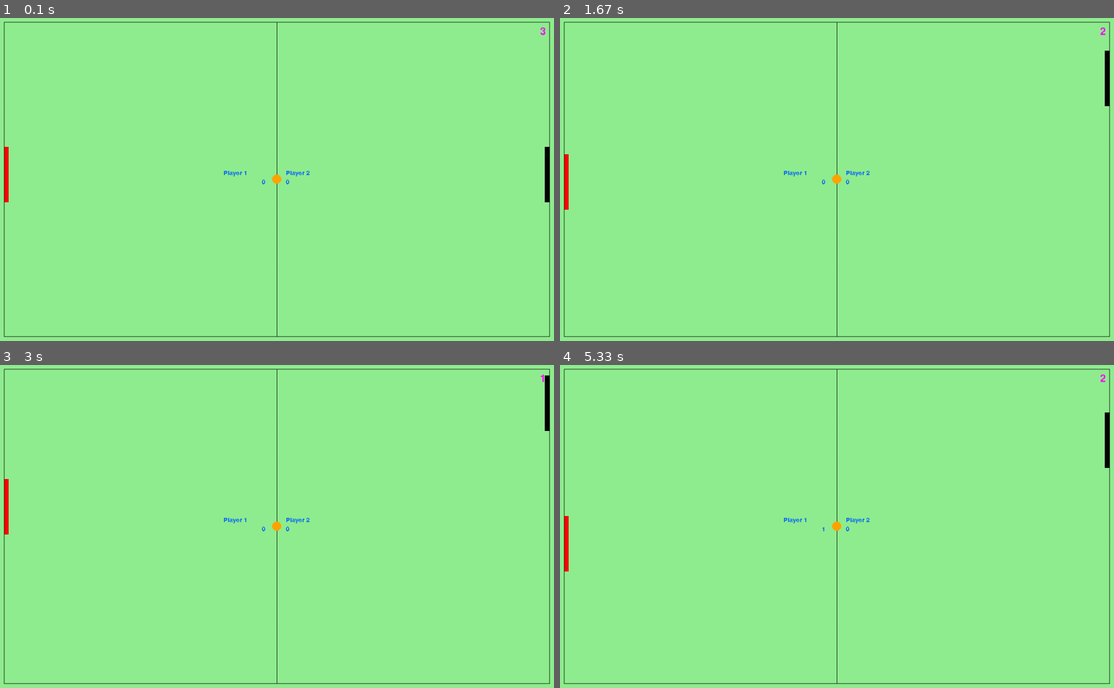
Above: before the commit, frames 1-4 (two rows, left to right).
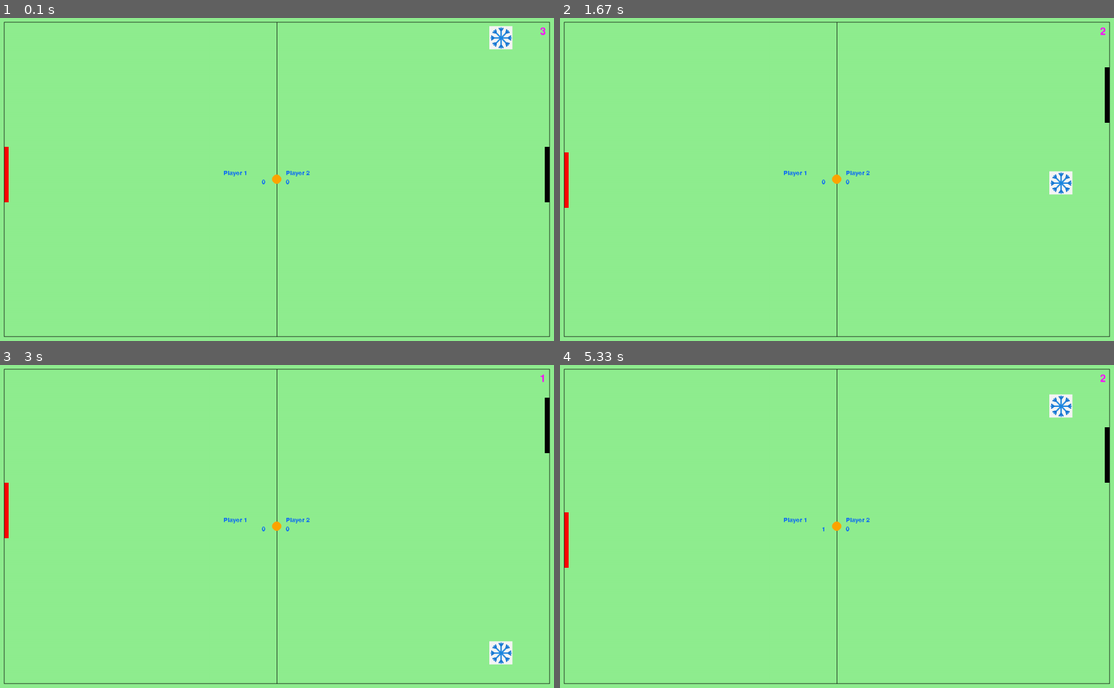
Above: after the commit, the same moments.

Repository: irfanrasheedkc/Pygame_Horizon
Game: pygame game, started from 2p.py
Two runs of this game, one before a commit and one after it. Both use one fixed random seed, a clock stepped at 60 frames per second and the inputs below.
Inputs:
- Up to frame 1 (0.1 s): no input
- Up to frame 2 (1.67 s): hold Up 0.33-0.8 s; hold Down 0.83-1.13 s; hold S 0.83-1.13 s; hold Up 1.17-1.53 s; hold W 1.17-1.53 s; hold Down from 1.57 s (still down); hold S from 1.57 s (still down)
- Up to frame 3 (3 s): release Down at 1.93 s; release S at 1.93 s; hold Up 1.97-2.27 s; hold W 1.97-2.27 s; hold Down 2.3-2.6 s; hold S 2.3-2.6 s; hold Up from 2.63 s (still down); hold W from 2.63 s (still down)
- Up to frame 4 (5.33 s): release Up at 3 s; release W at 3 s; hold Down 3.03-3.4 s; hold S 3.03-3.4 s; hold Up 3.43-3.73 s; hold W 3.43-3.73 s; hold Down 3.77-4.07 s; hold S 3.77-4.07 s; hold Up 4.1-4.47 s; hold W 4.1-4.47 s; hold Down 4.5-4.87 s; hold S 4.5-4.87 s; hold Up 4.9-5.2 s; hold W 4.9-5.2 s; hold Down from 5.23 s (still down); hold S from 5.23 s (still down)

The runs differ from the first frame. In frame 1, 0.3% of the frame differs, in the area x 88-93%, y 2-10%; in frame 2, 0.4%; in frame 3, 0.4%, in the area x 0-100%, y 3-93%; in frame 4, 0.4%.

Commit message:
Added snow

Diff:
--- a/2p.py
+++ b/2p.py
@@ -102,6 +102,20 @@
         # messagebox.showinfo("Message","THANK YOU FOR PLAYING")
         pygame.quit()
 
+def iceanimation():
+    global ice,icetime
+    icefinal=pygame.time.get_ticks()
+    ice.y+=icespeed
+    screen.blit(iceimage,(ice.x,ice.y))
+    if ((icefinal-iceinitial)>icetime):
+        icetime+=icetime
+        ice.x=random.randint(10,screenwidth-10)
+        ice.y=0
+        ice.y+=icespeed
+
+
+
+
 pygame.mixer.pre_init(44100,-16,2,512)
 
 pygame.init()
@@ -112,6 +126,7 @@
 screenwidth=1200
 screenheight=700
 screen=pygame.display.set_mode((screenwidth,screenheight))
+screen.set_alpha(None)
 
 #name for window
 name=pygame.display.set_caption("Ping Pong Game")
@@ -119,6 +134,14 @@
 #icon for game
 icon=pygame.image.load("./media/images/image.jpg")
 pygame.display.set_icon(icon)
+
+# ice block
+icespeed=1
+iceimage=pygame.image.load("./media/images/ice.png").convert_alpha()
+iceimage=pygame.transform.scale(iceimage,(50,50))
+ice=iceimage.get_rect(topleft=(random.randint(10,screenwidth-10),0))
+iceinitial=pygame.time.get_ticks()
+icetime=5000
 
 #colours
 bgcolor=(144,238,144)
@@ -240,6 +263,10 @@
 
     pygame.draw.ellipse(screen,ballcolor,ball)
 
+    iceanimation()
+
+    ice.y+=icespeed
+
     if win1time:
         display1win()
     if win2time:
@@ -250,4 +277,4 @@
 
     #updating window
     pygame.display.flip()
-    clock.tick(144)
+    clock.tick(100)
--- a/pingpong.py
+++ b/pingpong.py
@@ -32,7 +32,7 @@
 image1=PhotoImage(file="./media/images/tkimage.png")
 root.iconphoto(False,image1)
 
-label1=Label(root,text="JK PING PONG",font=("algerian",50),fg="red",bg="black").pack()
+label1=Label(root,text="\nPING PONG",font=("algerian",50),fg="red",bg="black").pack()
 
 img=ImageTk.PhotoImage(Image.open("./media/images/imagenew2.jpg"))
 imagelabel=Label(root,image=img)
Binary file added: media/images/ice.png
